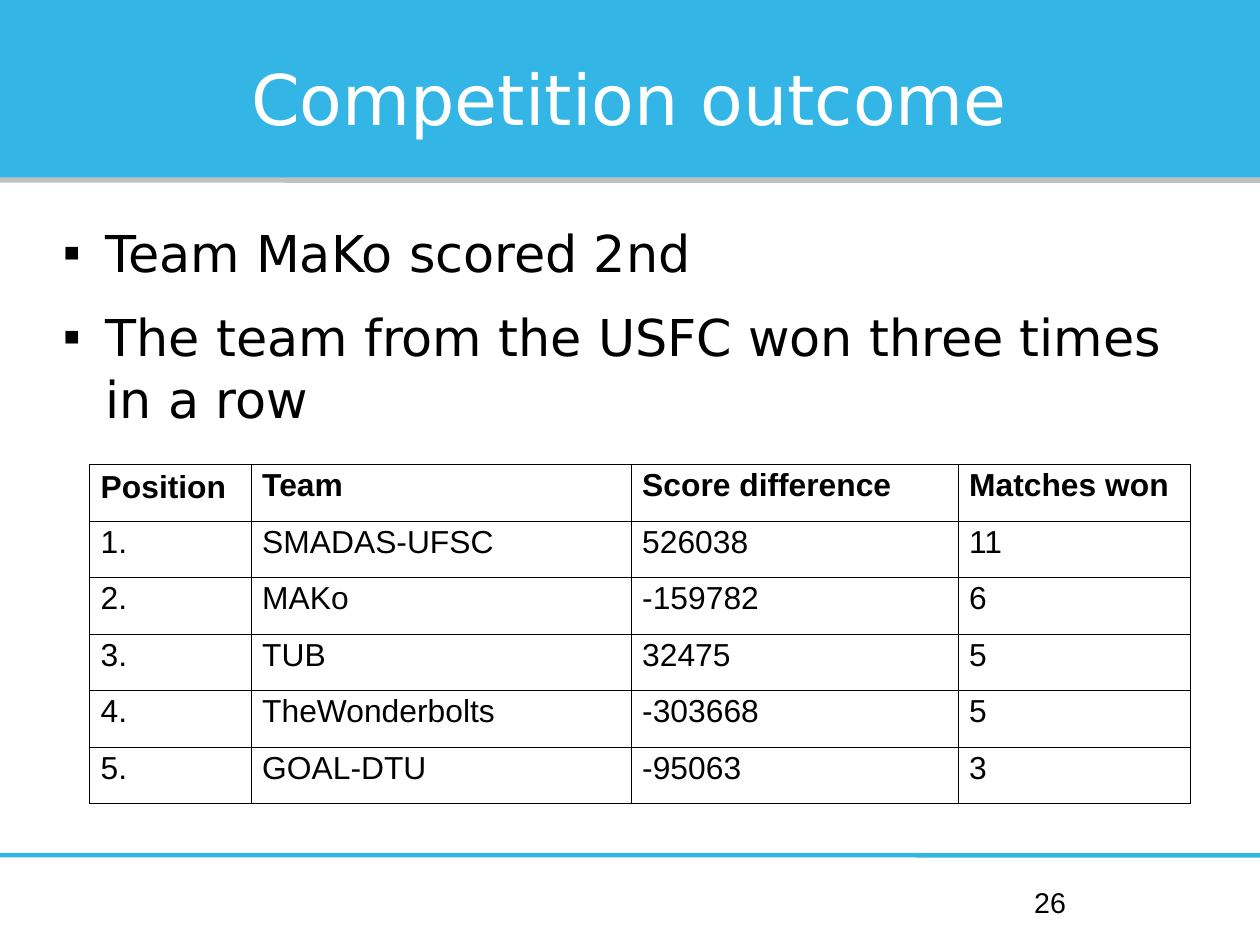
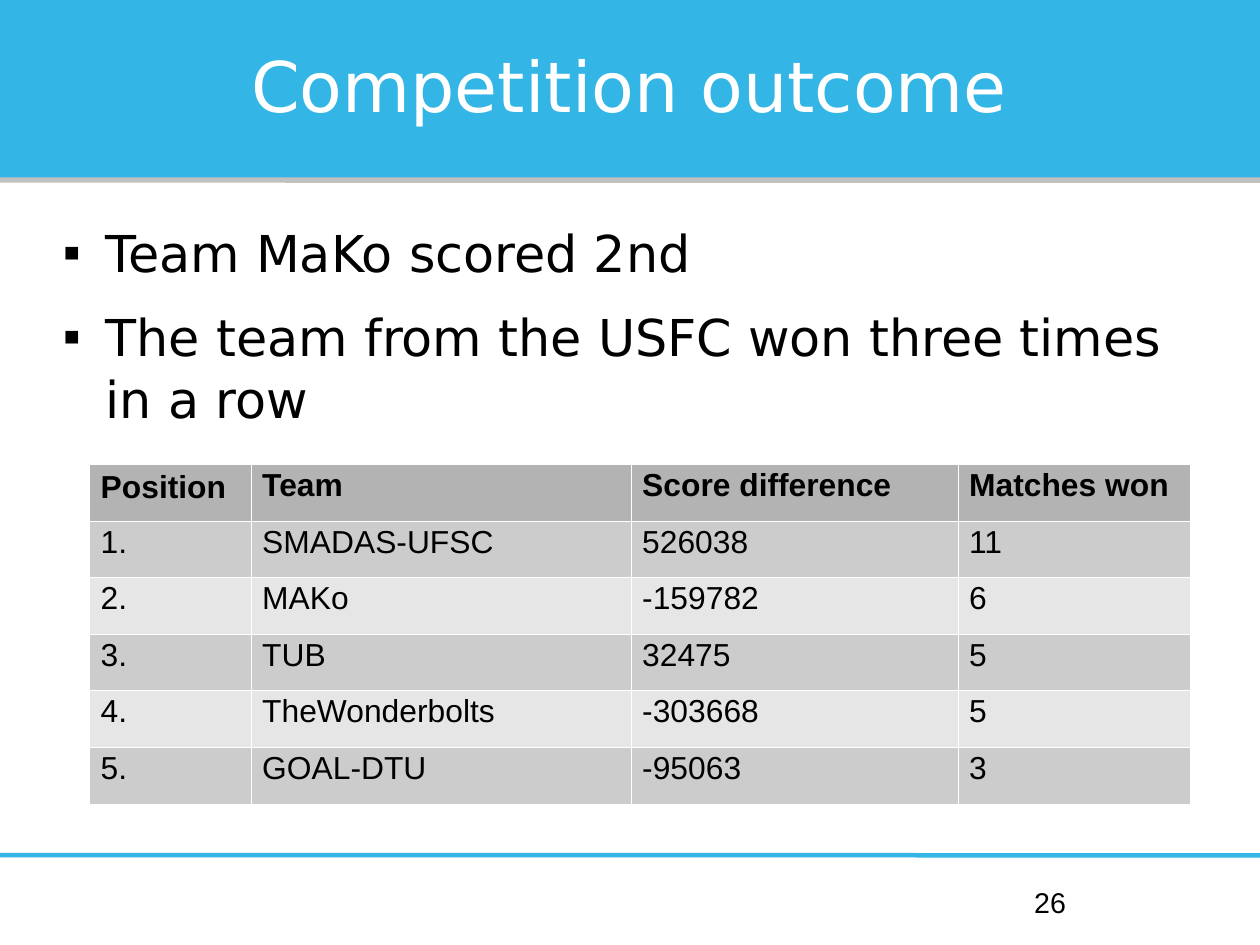
Before and after one commit to Institute-Web-Science-and-Technologies/mapc, a slide deck: slide 26 of Oberseminar/presentation.odp. Drawn at 1260x945 pixels with LibreOffice and Linux fonts; fonts in the diff are those of the drawing. Boxes give left, top, right and bottom in pixels: in the first picture for what was removed or moved away, otherwise in the second. Text is boxed around its words. In the diff, an @@ line names an element or a change of style, - is before the commit and + after.

```diff
--- a/Oberseminar/presentation.odp
+++ b/Oberseminar/presentation.odp
@@ title "Competition outcome" moved from (x1=251, y1=72, x2=1006, y2=140) to (x1=251, y1=59, x2=1006, y2=127) @@
@@ table at (x1=89, y1=464, x2=1190, y2=804) @@
@@ fill none to #B3B3B3 in row 1 @@
@@ fill none to #CCCCCC in 12 cells @@
@@ fill none to #E6E6E6 in 8 cells @@
@@ borders changed @@
```
Also in this commit, not shown: 24 other slides changed, 1 other file.
